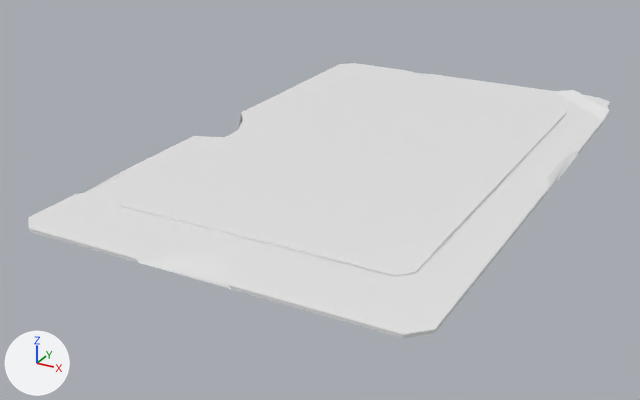
A saved change to the FBX model Assets/Environmental Props/Enviroment Props/Carpet.fbx.
The view is the same before and after, from a camera (50 mm lens) standing at (3.83, -10.79, 3.25) and looking at (-0.22, -3.43, -0.43). The axes (+X, +Y, +Z) are drawn at lower left. The lights are the same throughout. Where no turn or scale is listed for an object, it has been applied to the vertices.

In view in the first picture: 'Carpet'.
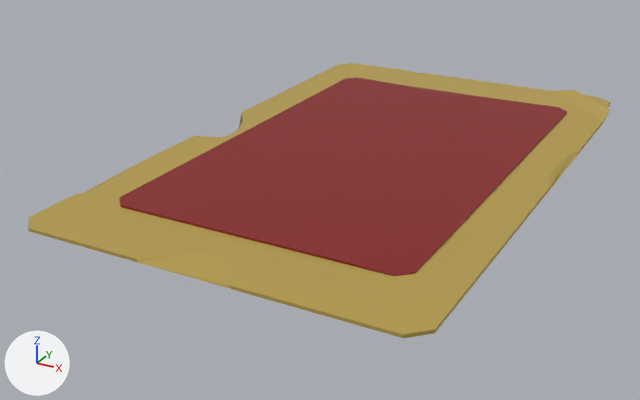
Changed parts and their boxes [x1, y1, x2, y2] in the pictures (640 x 400 px):
part 1 of me_cube, recoloured: [119, 78, 567, 273] in both
part 2 of me_cube, recoloured (white to red): [121, 205, 444, 276] in both
part 3 of me_cube, recoloured (white to yellow): [28, 63, 611, 338] in both

The edits, one by one:
Material 'Carpet bottom' (mat_carpet_bottom) is new.
Its base color is (0.463, 0.331, 0.0694) (yellow #b59c4a).
Material 'Carpet top' (mat_carpet_top) is new.
Its base color is (0.242, 0.0101, 0.0112) (red #871a1b).
me_cube has 100 vertices, 44 faces and spans x -1.73..2.03, y -6.06..0.06, z -0.03..0.05.
me_cube is used by ob_carpet; location (0.0, 0.0, 0.03).
me_cube part 1: all 7 faces centred in x -1.23..1.6, y -3.33..-0.67, z 0.0..0.03 switch from mat_material (white #e7e7e7) to mat_carpet_top (red #871a1b).
me_cube part 2: all 3 faces centred in x 0.05..1.55, y -5.35..-5.14, z 0.0..0.01 switch from mat_material (white #e7e7e7) to mat_carpet_top (red #871a1b).
me_cube part 3: 32 of the faces centred in x -1.73..2.03, y -6.06..0.04, z -0.03..0.03 switch from mat_material (white #e7e7e7) to mat_carpet_bottom (yellow #b59c4a).
